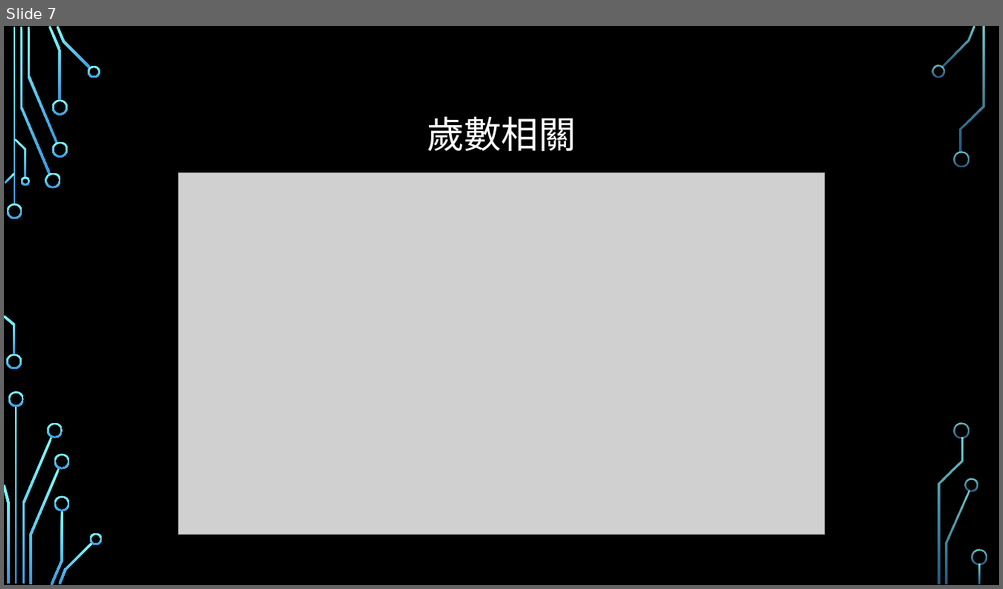
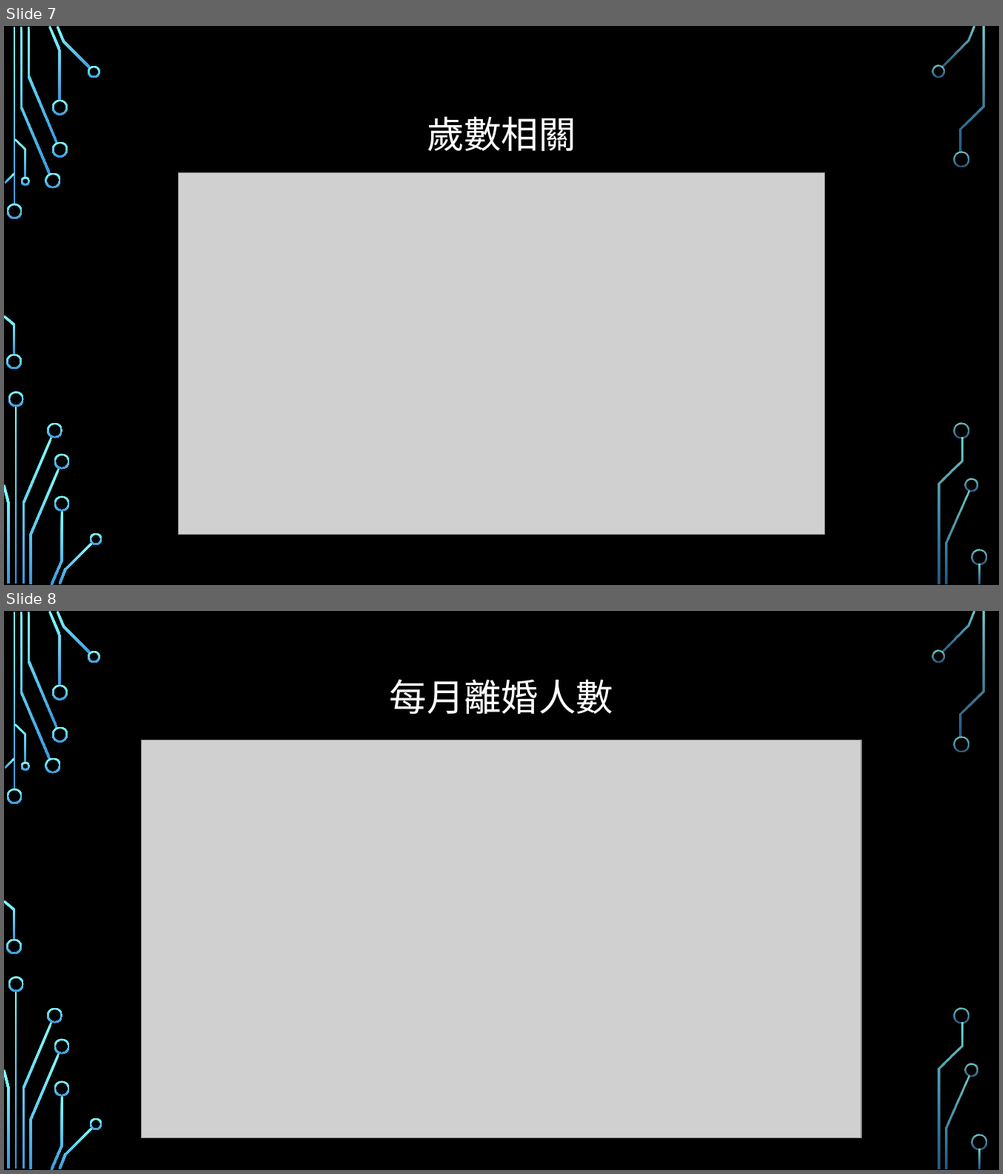
Before and after one commit to HSMonsterKing/Marriage-Analysis, a slide deck: 那些人較易結婚或離婚.pptx. Shown one above the other, each under a label of ours: slide 7 before the commit, slides 7 and 8 after it. The pictures are 1003x589 and 1003x1174 pixels, drawn with LibreOffice and Linux fonts; fonts in the diff are those of the drawing; grey boxes stand for pictures; background and template pictures are left out. Boxes give left, top, right and bottom in pixels: in the first picture for what was removed or moved away, otherwise in the second. Text is boxed around its words. In the diff, an @@ line names an element or a change of style, - is before the commit and + after.

```diff
--- a/那些人較易結婚或離婚.pptx
+++ b/那些人較易結婚或離婚.pptx
@@ slide 8 added at [4,611,999,1170], background picture (left out); not listed: 36 template elements that a slide beside it also shows @@
@@ title added at [390,679,613,714], 36 pt, text #FFFFFF @@
+每月離婚人數
@@ picture added at [142,740,861,1139] @@
```
Also in this commit, not shown: 6 slides changed, 1 slide removed, 22 other files.
